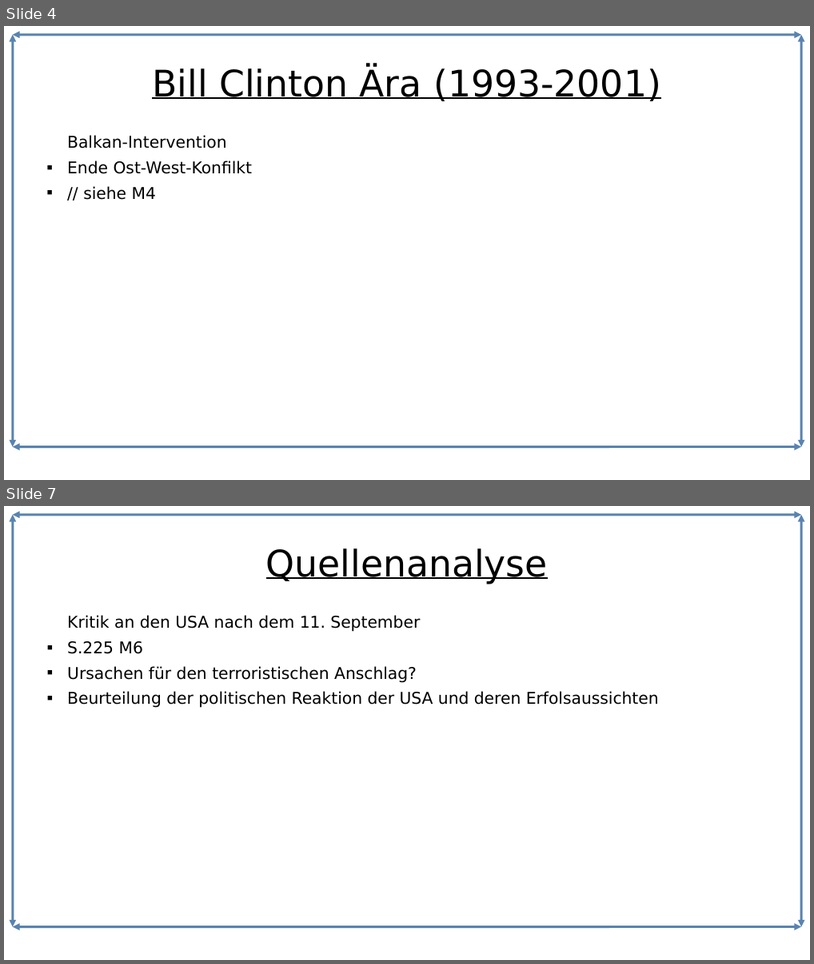
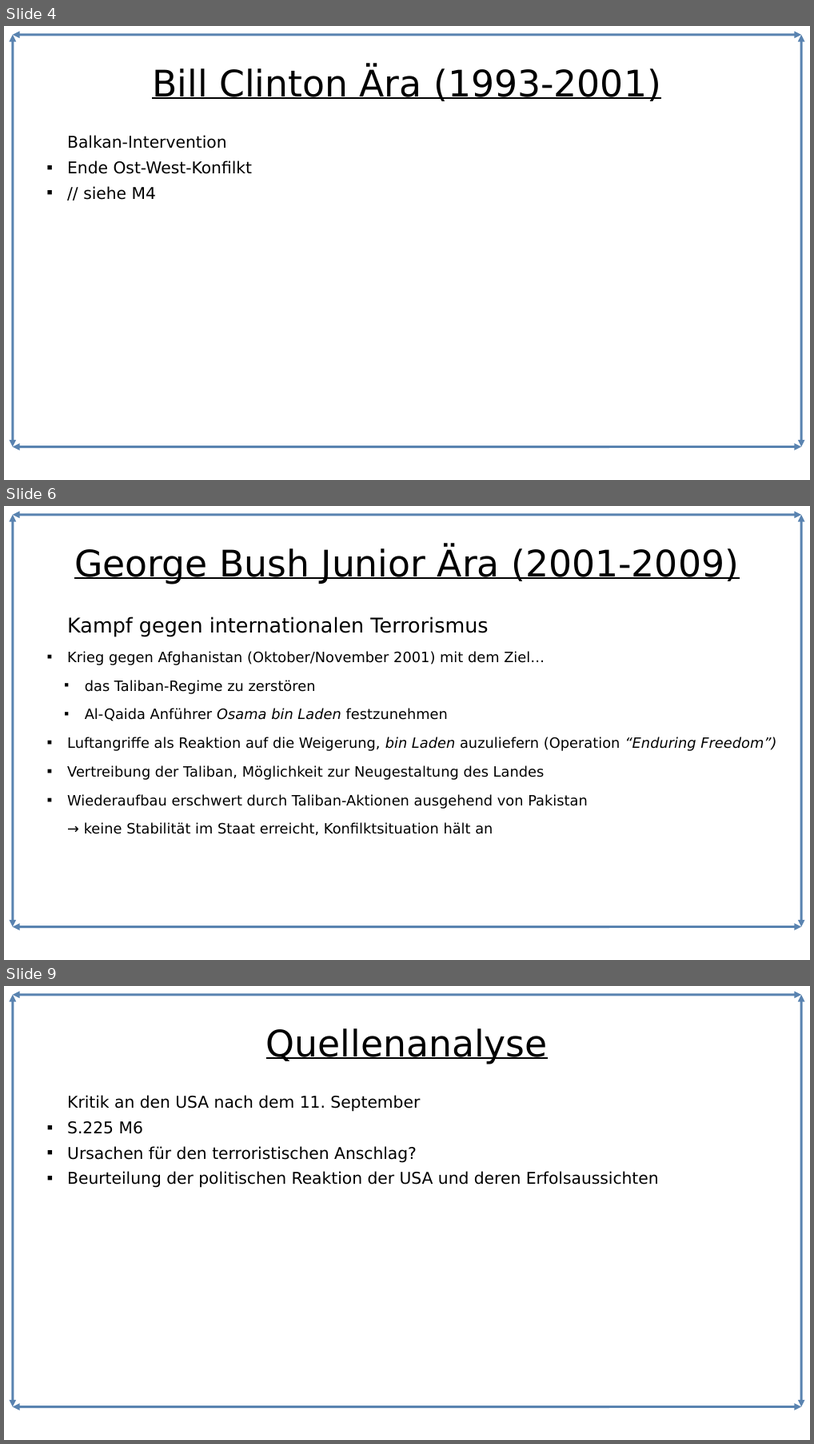
Before and after one commit to Lacrimus/Referat-Geschichte-USA-die-einzig-verbleibende-Weltmacht-, a slide deck: USA-die-einzig-verbleibende-Weltmacht.odp. Shown one above the other, each under a label of ours: slides 4 and 7 before the commit, slides 4, 6 and 9 after it; the slides between them are not shown. The pictures are 814x964 and 814x1444 pixels, drawn with LibreOffice and Linux fonts; fonts in the diff are those of the drawing. Boxes give left, top, right and bottom in pixels: in the first picture for what was removed or moved away, otherwise in the second. Text is boxed around its words. In the diff, an @@ line names an element or a change of style, - is before the commit and + after.

Commit message:
Kampf gegen Terrorismus + Irakkrieg hinzugefügt, Handout Vorlage hinzugefügt

```diff
--- a/USA-die-einzig-verbleibende-Weltmacht.odp
+++ b/USA-die-einzig-verbleibende-Weltmacht.odp
@@ slide 6 added at (4,506,810,960), background #FFFFFF; not listed: 4 template elements that a slide beside it also shows @@
@@ title added at (74,548,739,584), 36 pt, text #000000, underline @@
+George Bush Junior Ära (2001-2009)
@@ text added at (67,616,777,835), 14 pt, text #000000 @@
+Kampf gegen internationalen Terrorismus
+■ Krieg gegen Afghanistan (Oktober/November 2001) mit dem Ziel…
+  ■ das Taliban-Regime zu zerstören
+  ■ Al-Qaida Anführer Osama bin Laden festzunehmen
+■ Luftangriffe als Reaktion auf die Weigerung, bin Laden auzuliefern (Operation “Enduring Freedom”)
+■ Vertreibung der Taliban, Möglichkeit zur Neugestaltung des Landes
+■ Wiederaufbau erschwert durch Taliban-Aktionen ausgehend von Pakistan
+→ keine Stabilität im Staat erreicht, Konfilktsituation hält an
@@ what was slide 7 is now slide 9 @@
```
Also in this commit, not shown: 3 slides changed, 1 other slide added, 4 other files.
